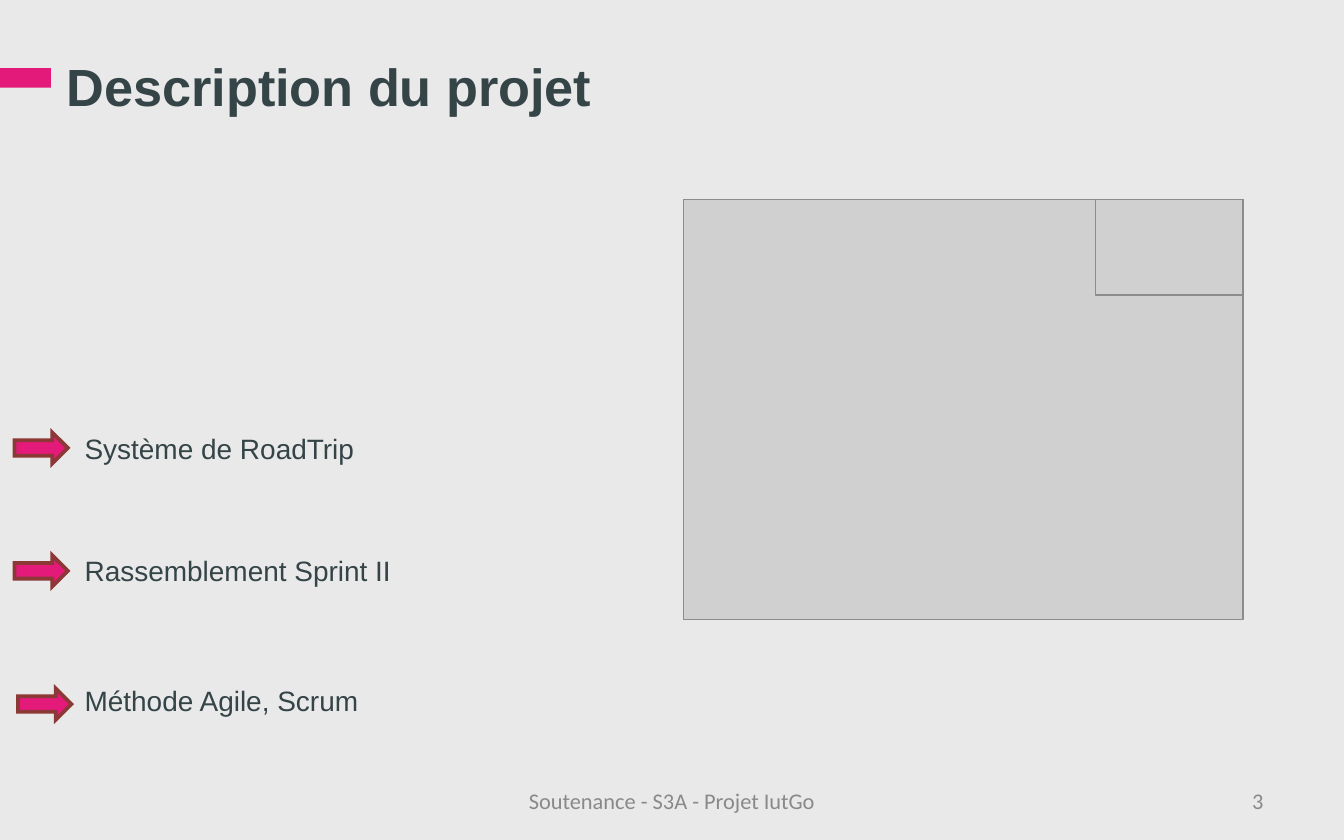
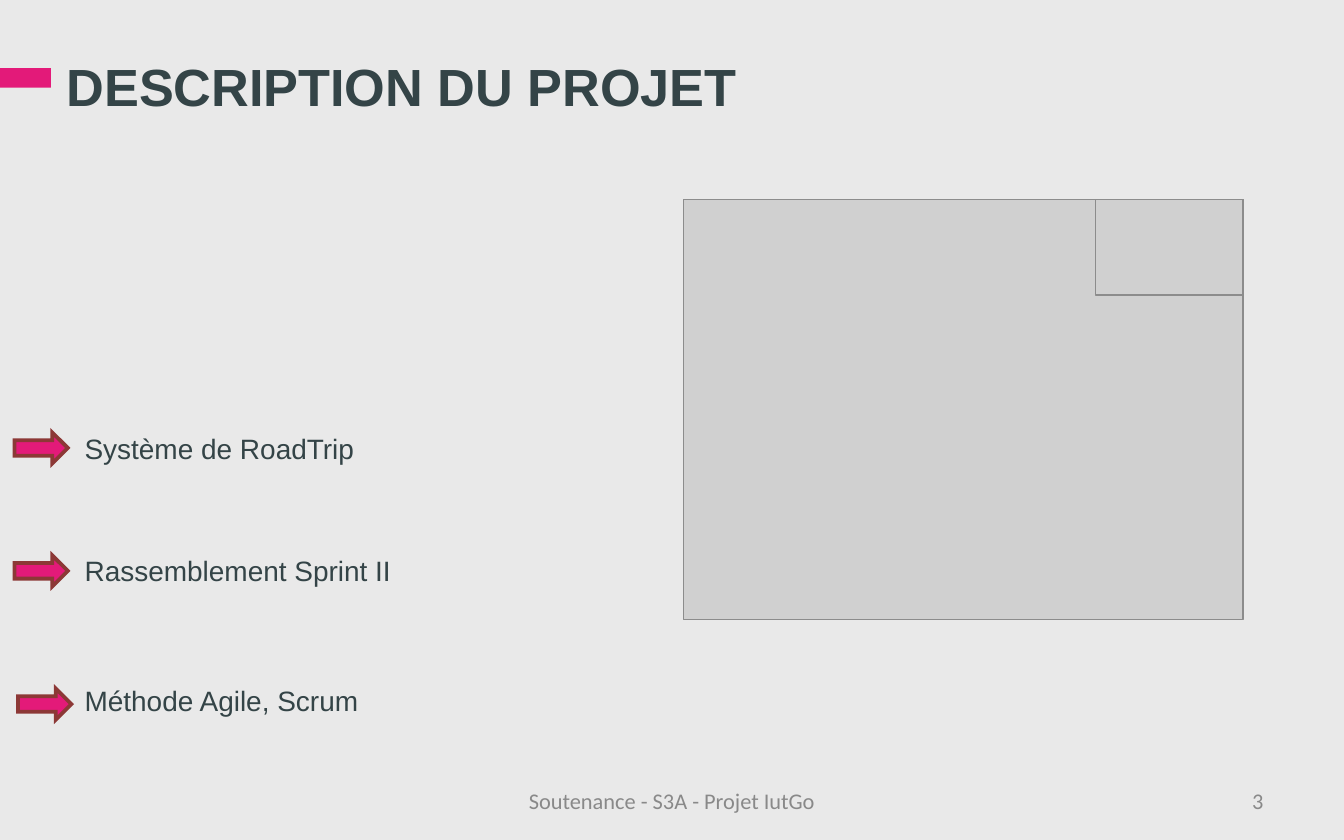
Before and after one commit to iuts3a/IUTGo, a slide deck: slide 3 of Soutenance/Soutenance-IutGo.ppt. Drawn at 1344x840 pixels with LibreOffice and Linux fonts; fonts in the diff are those of the drawing; grey boxes stand for pictures; background and template pictures are left out. Boxes give left, top, right and bottom in pixels: in the first picture for what was removed or moved away, otherwise in the second. Text is boxed around its words. In the diff, an @@ line names an element or a change of style, - is before the commit and + after.

```diff
--- a/Soutenance/Soutenance-IutGo.ppt
+++ b/Soutenance/Soutenance-IutGo.ppt
@@ title at [67, 69, 737, 107]: text changed @@
-Description du projet
+DESCRIPTION DU PROJET
```
Also in this commit, not shown: 9 other slides changed, 1 other file.
